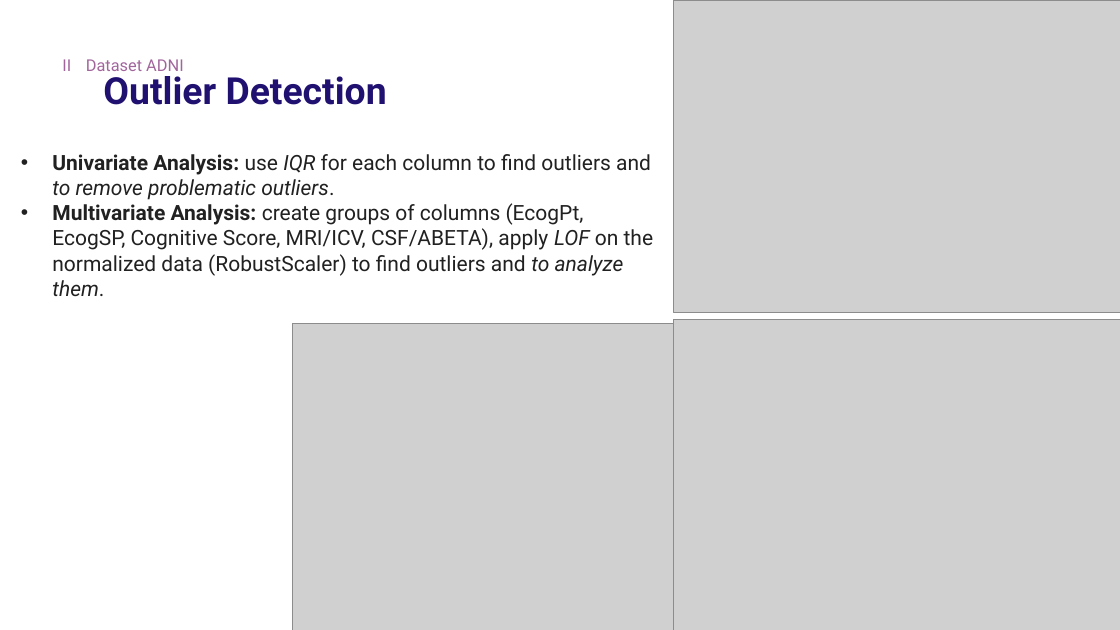
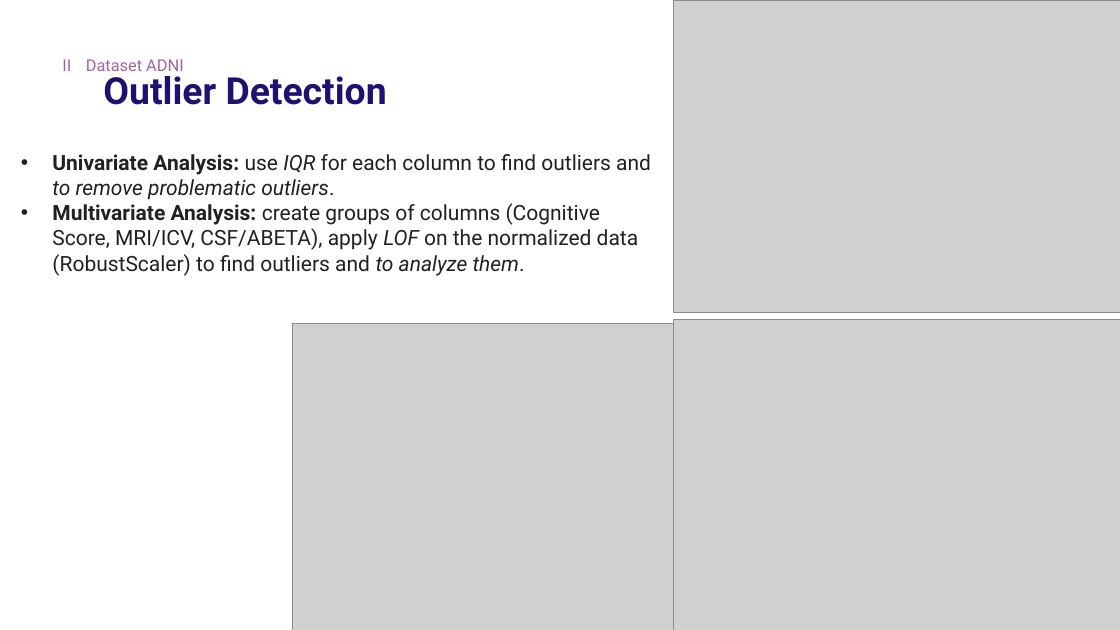
Before and after one commit to Tenshin000/CogniPredictAD, a slide deck: slide 12 of Presentation.pptx. Drawn at 1120x630 pixels with LibreOffice and Linux fonts; fonts in the diff are those of the drawing; grey boxes stand for pictures. Boxes give left, top, right and bottom in pixels: in the first picture for what was removed or moved away, otherwise in the second. Text is boxed around its words. In the diff, an @@ line names an element or a change of style, - is before the commit and + after.

```diff
--- a/Presentation.pptx
+++ b/Presentation.pptx
@@ text at <box>52,203,638,276</box>: text changed @@
-• Multivariate Analysis: create groups of columns (EcogPt, EcogSP, Cognitive Score, MRI/ICV, CSF/ABETA), apply LOF on the normalized data (RobustScaler) to find outliers and to analyze them.
+• Multivariate Analysis: create groups of columns (Cognitive Score, MRI/ICV, CSF/ABETA), apply LOF on the normalized data (RobustScaler) to find outliers and to analyze them.
```
Also in this commit, not shown: 3 other files.
